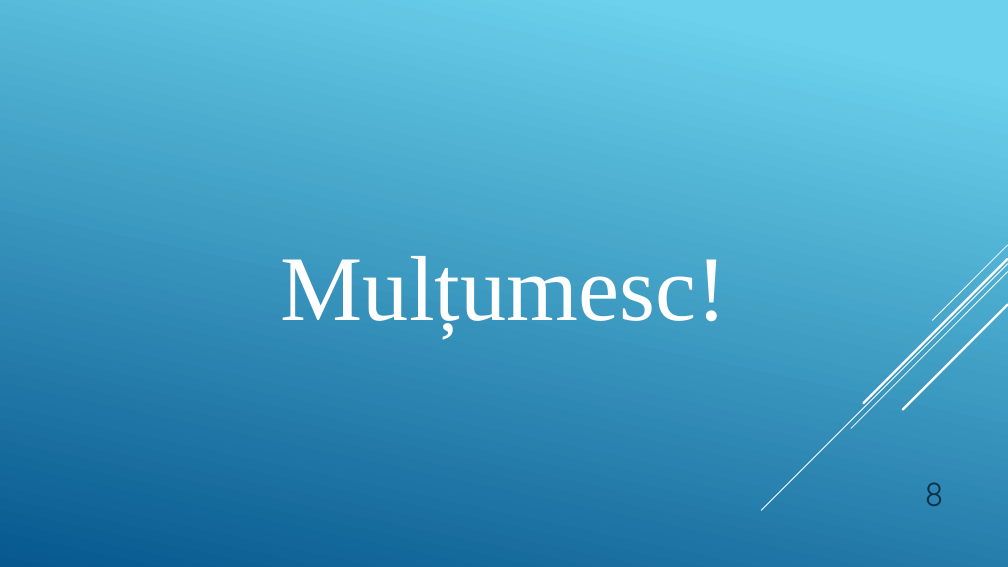
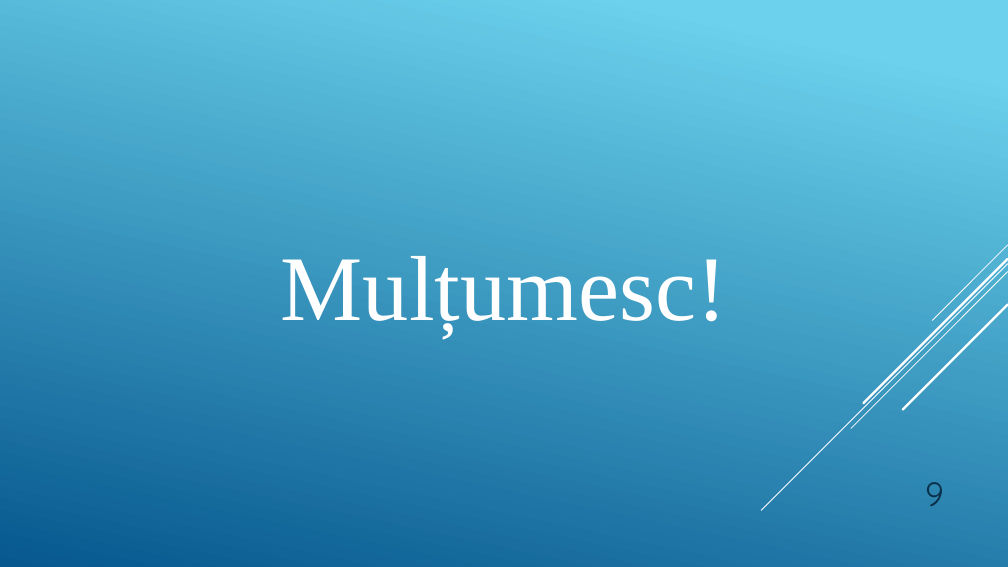
Before and after one commit to GeorgeMorosanu/MediArch_Public, a slide deck: slide 9 of Licenta2018MoroșanuGeorgeCosmin/MediArch.pptx. Drawn at 1008x567 pixels with LibreOffice and Linux fonts; fonts in the diff are those of the drawing. Boxes give left, top, right and bottom in pixels: in the first picture for what was removed or moved away, otherwise in the second. Text is boxed around its words. In the diff, an @@ line names an element or a change of style, - is before the commit and + after.

```diff
--- a/Licenta2018MoroșanuGeorgeCosmin/MediArch.pptx
+++ b/Licenta2018MoroșanuGeorgeCosmin/MediArch.pptx
@@ text at bbox=[925, 482, 944, 506]: text changed @@
-8
+9
```
Also in this commit, not shown: 4 other slides changed, 1 slide added, 1 slide removed, 12 other files.
